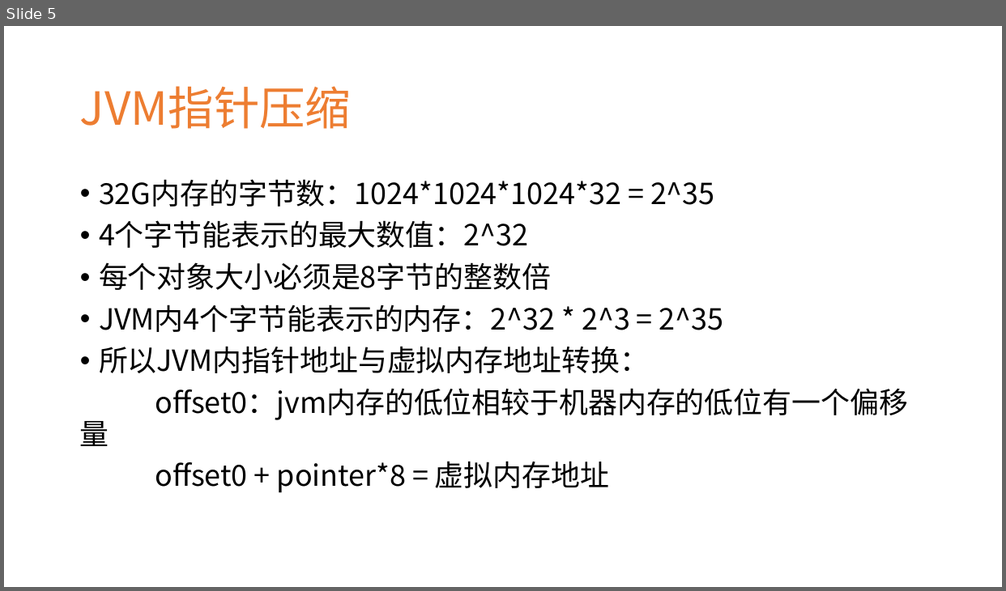
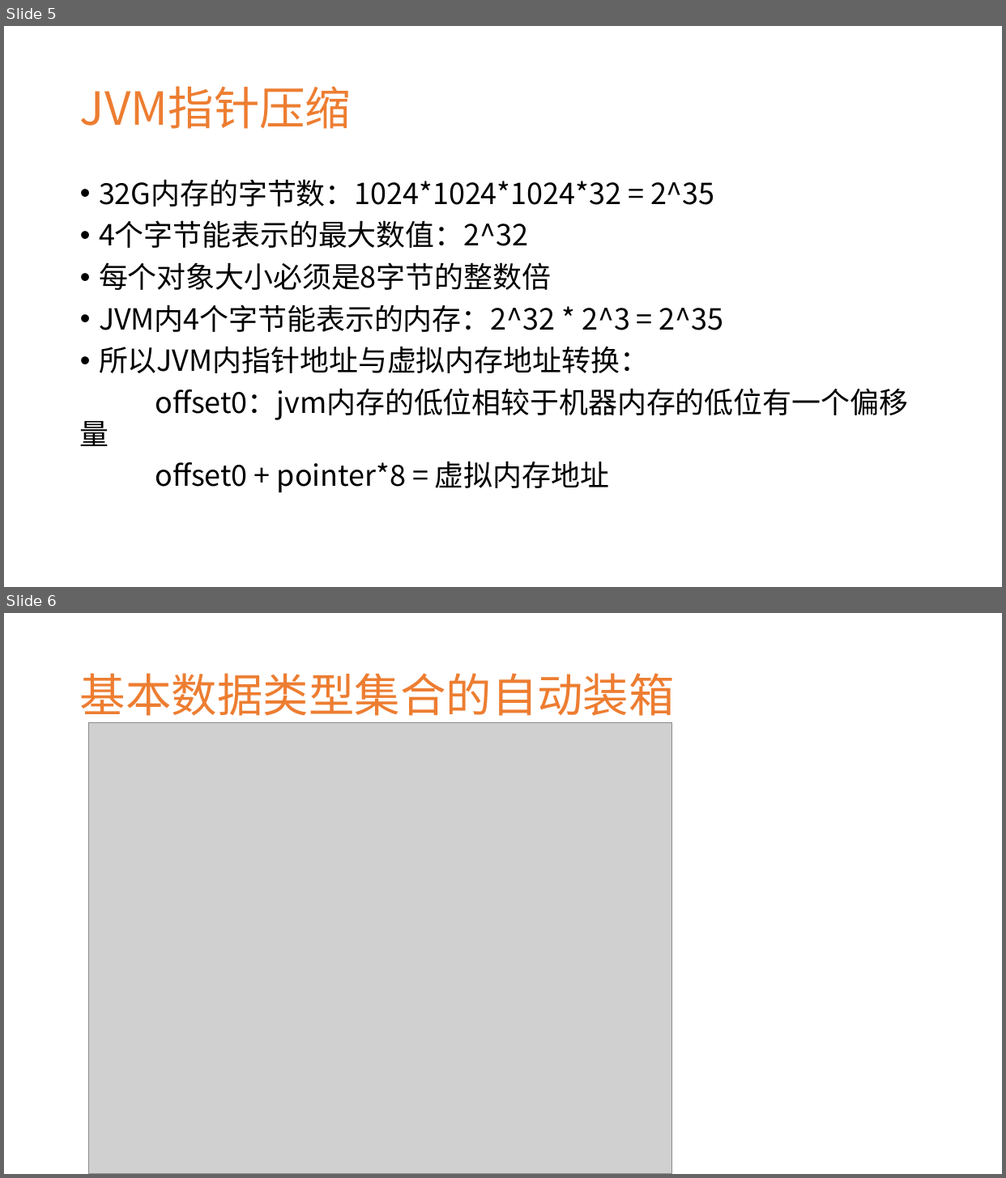
Before and after one commit to JiangJibo/project, a slide deck: web/src/main/resources/Java内存优化分享.pptx. Shown one above the other, each under a label of ours: slide 5 before the commit, slides 5 and 6 after it. The pictures are 1006x591 and 1006x1178 pixels, drawn with LibreOffice and Linux fonts; fonts in the diff are those of the drawing; grey boxes stand for pictures. Boxes give left, top, right and bottom in pixels: in the first picture for what was removed or moved away, otherwise in the second. Text is boxed around its words. In the diff, an @@ line names an element or a change of style, - is before the commit and + after.

```diff
--- a/web/src/main/resources/Java内存优化分享.pptx
+++ b/web/src/main/resources/Java内存优化分享.pptx
@@ slide 6 added at [4, 613, 1002, 1174], background #FFFFFF @@
@@ title added at [80, 673, 675, 724], 44 pt, text #ED7D31 @@
+基本数据类型集合的自动装箱
@@ picture added at [88, 722, 671, 1174] @@
```
Also in this commit, not shown: 1 other slide added, 1 slide removed.
